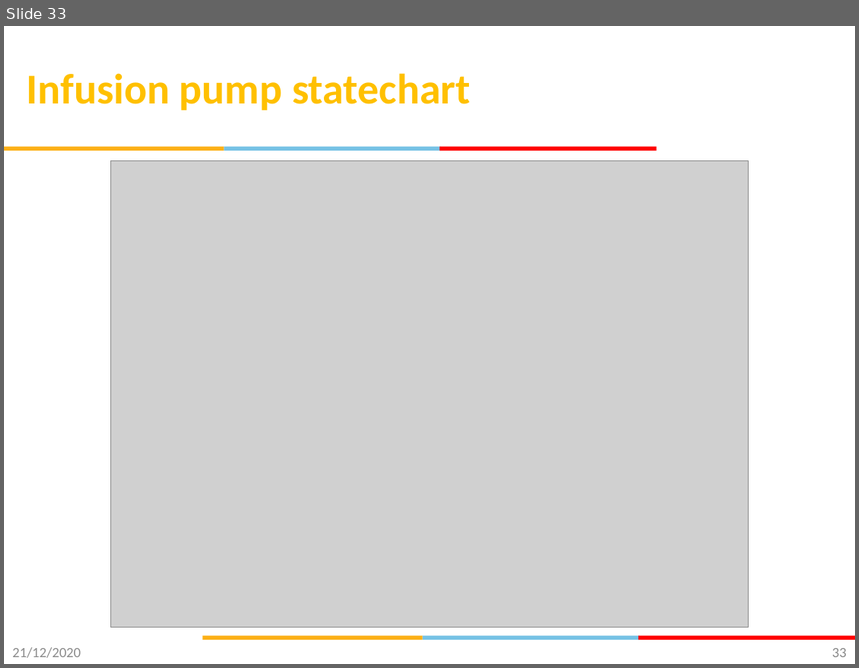
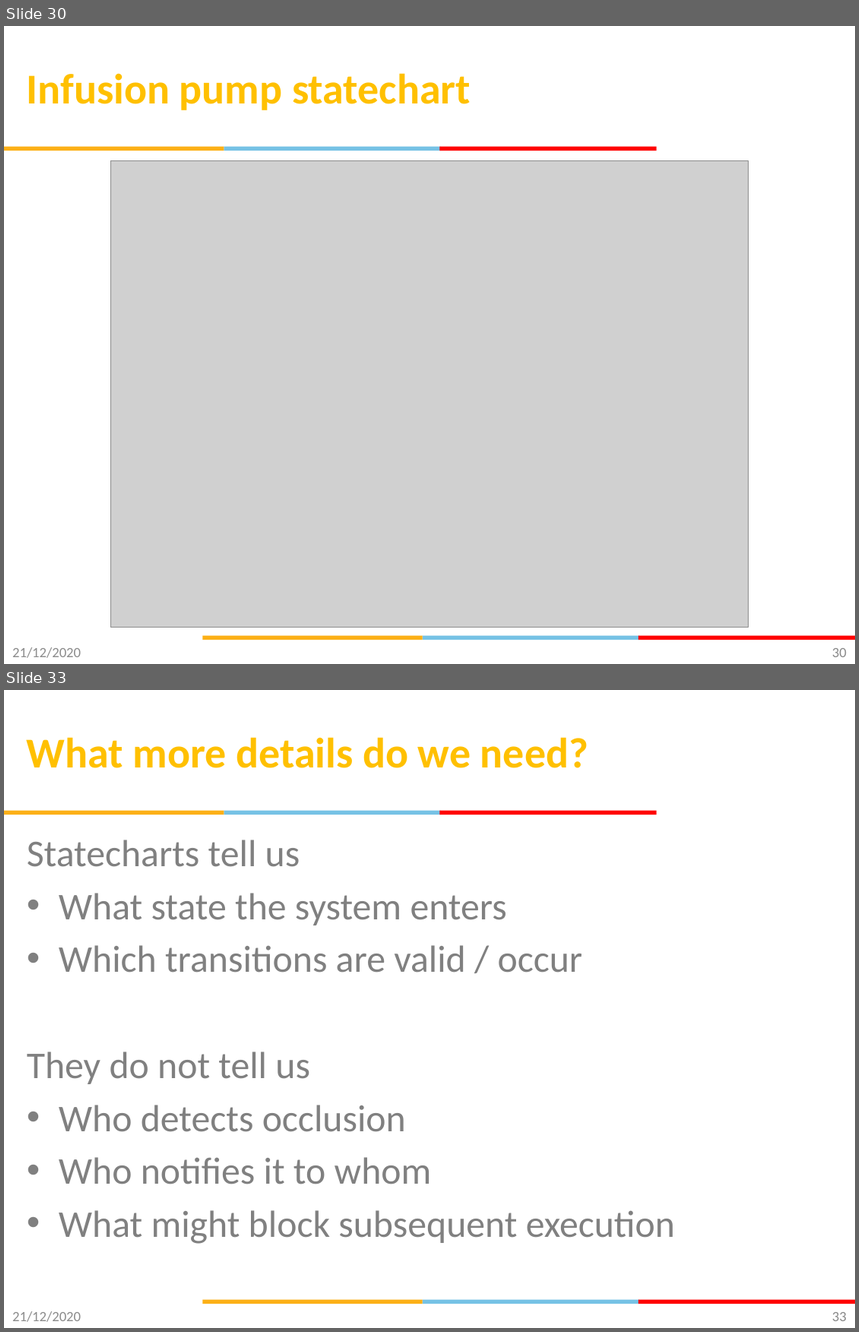
Before and after one commit to gsaurabhr-teaching/csg523-material, a slide deck: Lec-9-12-modeling-uml.pptx. Shown one above the other, each under a label of ours: slide 33 before the commit, slides 30 and 33 after it; the slides between them are not shown. The pictures are 859x668 and 859x1332 pixels, drawn with LibreOffice and Linux fonts; fonts in the diff are those of the drawing; grey boxes stand for pictures; background and template pictures are left out. Boxes give left, top, right and bottom in pixels: in the first picture for what was removed or moved away, otherwise in the second. Text is boxed around its words. In the diff, an @@ line names an element or a change of style, - is before the commit and + after.

```diff
--- a/Lec-9-12-modeling-uml.pptx
+++ b/Lec-9-12-modeling-uml.pptx
@@ slide 33 added at [4, 690, 855, 1328], background #FFFFFF; not listed: 6 template elements that a slide beside it also shows @@
@@ title added at [27, 737, 588, 768], 36 pt, text #FFC000, bold @@
+What more details do we need?
@@ text added at [27, 840, 675, 1244], 32 pt, text #808080 @@
+Statecharts tell us
+• What state the system enters
+• Which transitions are valid / occur
+They do not tell us
+• Who detects occlusion
+• Who notifies it to whom
+• What might block subsequent execution
@@ text added at [12, 1312, 81, 1322], 12 pt, text #8C8C8C @@
+21/12/2020
@@ page number added at [832, 1312, 847, 1322], 12 pt, text #898989 @@
+33
@@ what was slide 33 is now slide 30 @@
@@ page number at [832, 648, 847, 658]: text changed @@
-33
+30
```
Also in this commit, not shown: 1 slide changed, 12 other slides added, 2 slides removed.
